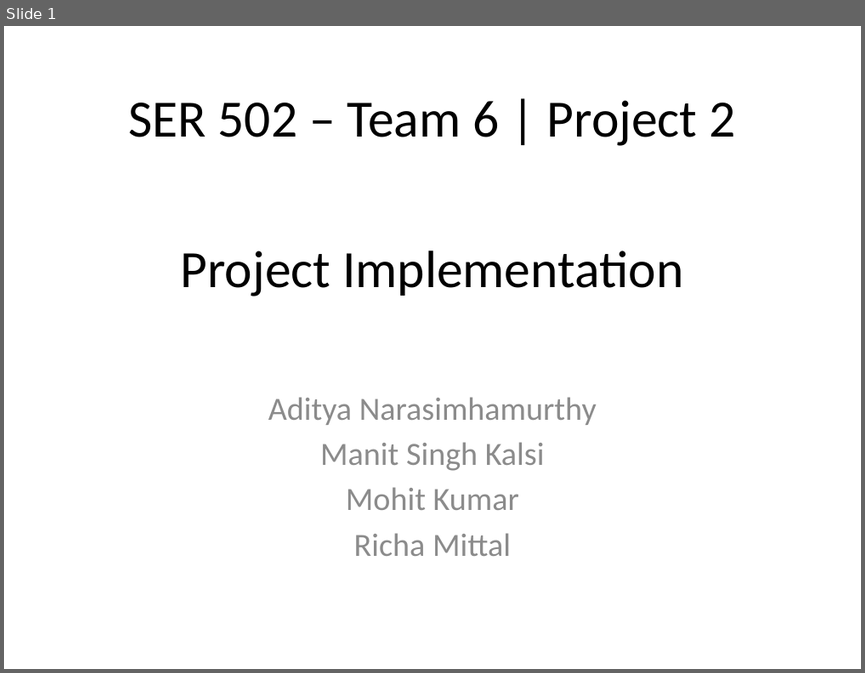
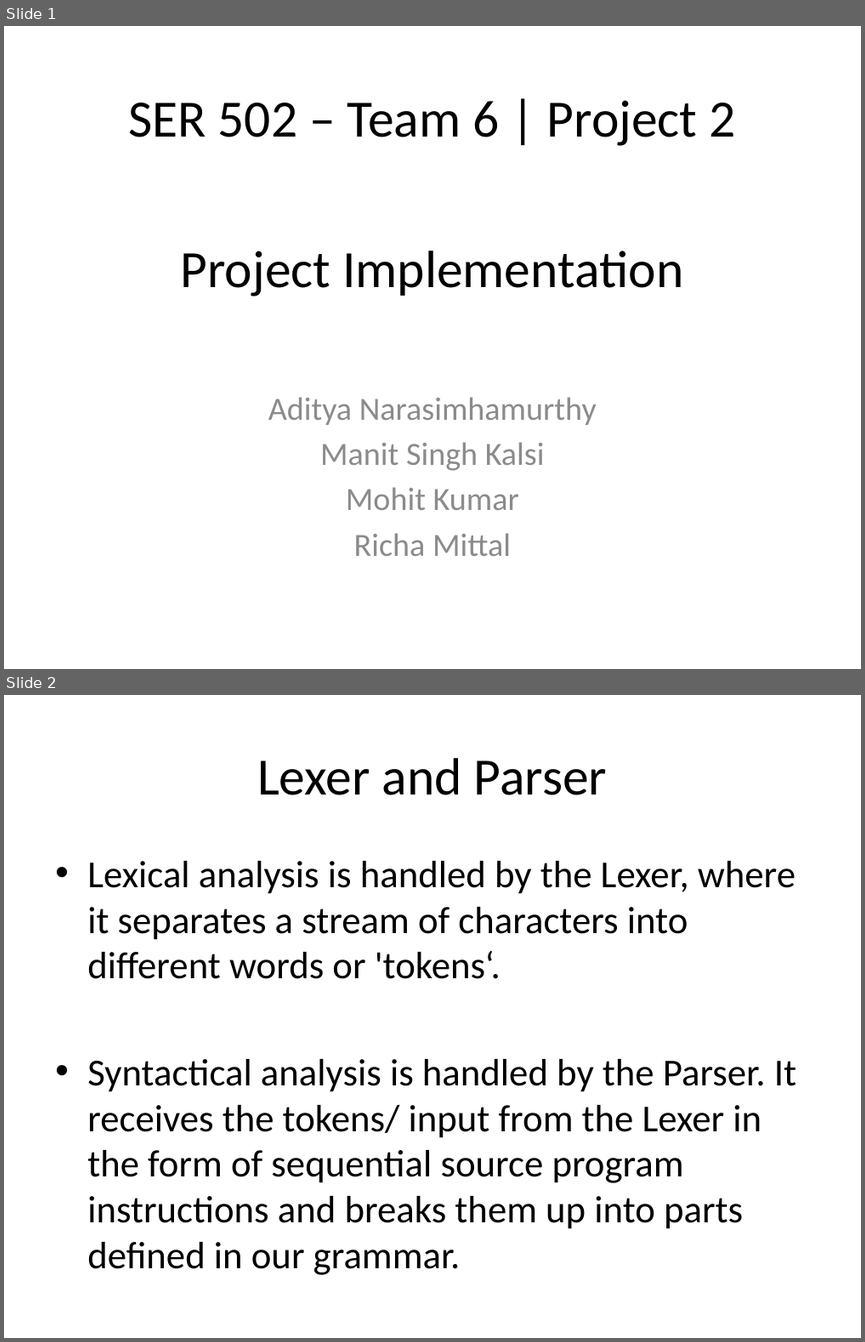
Before and after one commit to kazekagegaara/ramm, a slide deck: doc/Implementation.pptx. Shown one above the other, each under a label of ours: slide 1 before the commit, slides 1 and 2 after it. The pictures are 865x673 and 865x1342 pixels, drawn with LibreOffice and Linux fonts; fonts in the diff are those of the drawing. Boxes give left, top, right and bottom in pixels: in the first picture for what was removed or moved away, otherwise in the second. Text is boxed around its words. In the diff, an @@ line names an element or a change of style, - is before the commit and + after.

```diff
--- a/doc/Implementation.pptx
+++ b/doc/Implementation.pptx
@@ slide 2 added at (x1=4, y1=695, x2=861, y2=1338), background #FFFFFF @@
@@ title added at (x1=257, y1=758, x2=608, y2=795), 44 pt, text #000000 @@
+Lexer and Parser
@@ text added at (x1=87, y1=861, x2=796, y2=1275), 32 pt, text #000000 @@
+• Lexical analysis is handled by the Lexer, where it separates a stream of characters into different words or 'tokens‘.
+• Syntactical analysis is handled by the Parser. It receives the tokens/ input from the Lexer in the form of sequential source program instructions and breaks them up into parts defined in our grammar.
```
Also in this commit, not shown: 2 slides changed, 4 other slides added, 4 slides removed, 1 other file.
